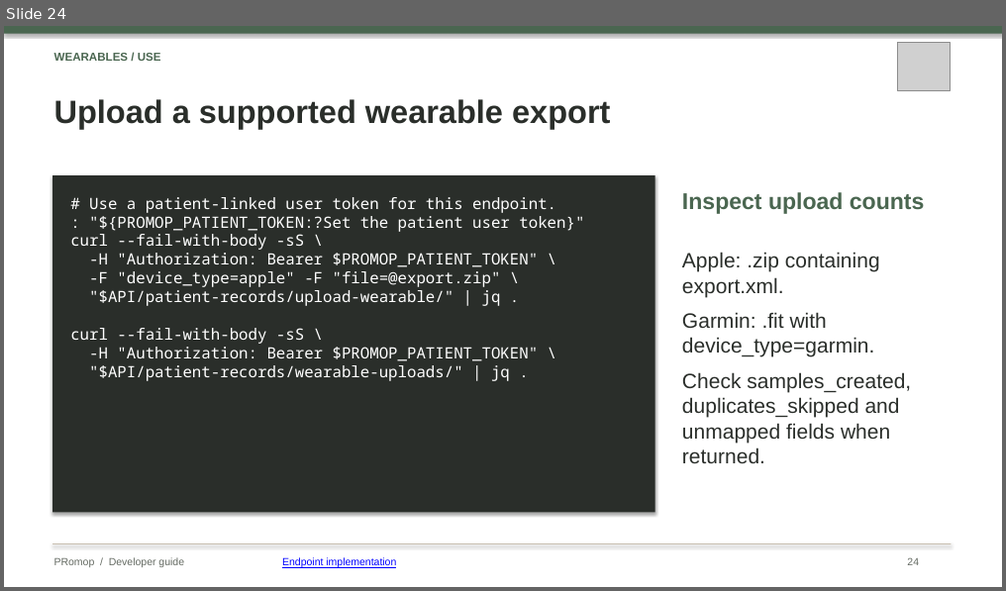
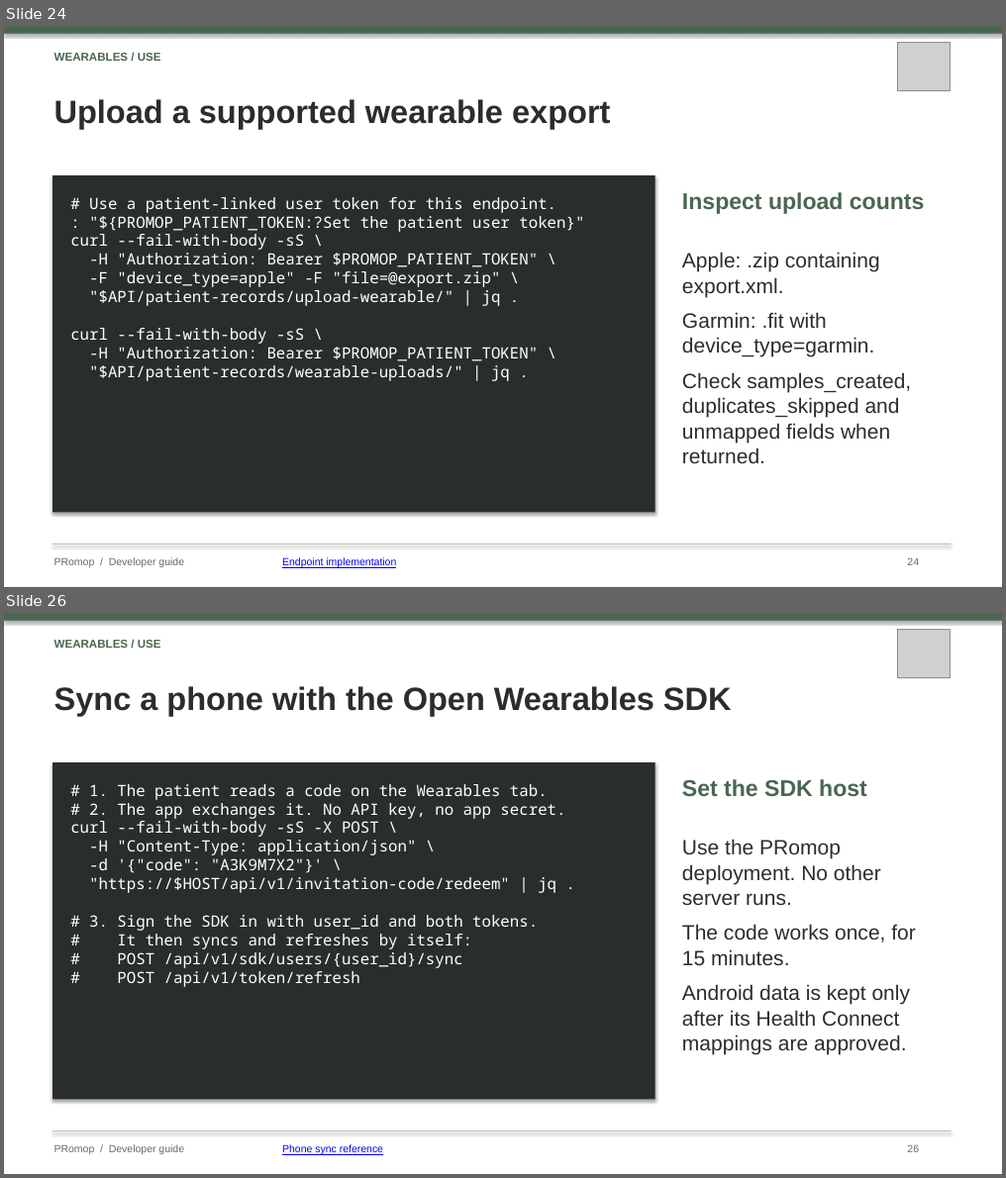
Before and after one commit to healthkey-ai/promop, a slide deck: PRomop_Developer_Guide.pptx. Shown one above the other, each under a label of ours: slide 24 before the commit, slides 24 and 26 after it; the slides between them are not shown. The pictures are 1006x591 and 1006x1178 pixels, drawn with LibreOffice and Linux fonts; fonts in the diff are those of the drawing; grey boxes stand for pictures. Boxes give left, top, right and bottom in pixels: in the first picture for what was removed or moved away, otherwise in the second. Text is boxed around its words. In the diff, an @@ line names an element or a change of style, - is before the commit and + after.

```diff
--- a/PRomop_Developer_Guide.pptx
+++ b/PRomop_Developer_Guide.pptx
@@ slide 26 added at bbox=[4, 613, 1002, 1174], background #FFFFFF @@
@@ rectangle added at bbox=[4, 613, 1002, 621], fill #4A6650 @@
@@ text added at bbox=[54, 640, 161, 648], 11 pt, text #4A6650, bold @@
+WEARABLES / USE
@@ picture added at bbox=[898, 630, 950, 677] @@
@@ text added at bbox=[54, 686, 732, 716], 31 pt, text #2A2E2A, bold @@
+Sync a phone with the Open Wearables SDK
@@ rectangle added at bbox=[53, 762, 655, 1100], fill #2A2E2A @@
@@ text added at bbox=[70, 784, 565, 987], 15 pt, text #FFFFFF @@
+# 1. The patient reads a code on the Wearables tab.
+# 2. The app exchanges it. No API key, no app secret.
+curl --fail-with-body -sS -X POST \
+-H "Content-Type: application/json" \
+-d '{"code": "A3K9M7X2"}' \
+"https://$HOST/api/v1/invitation-code/redeem" | jq .
+# 3. Sign the SDK in with user_id and both tokens.
+# It then syncs and refreshes by itself:
+# POST /api/v1/sdk/users/{user_id}/sync
+# POST /api/v1/token/refresh
@@ text added at bbox=[682, 779, 867, 796], 22 pt, text #4A6650, bold @@
+Set the SDK host
@@ text added at bbox=[682, 839, 916, 1055], 20 pt, text #2A2E2A @@
+Use the PRomop deployment. No other server runs.
+The code works once, for 15 minutes.
+Android data is kept only after its Health Connect mappings are approved.
@@ rectangle added at bbox=[53, 1131, 951, 1132], fill #C9BFB0 @@
@@ text added at bbox=[54, 1145, 184, 1155], 10 pt, text #656B63 @@
+PRomop / Developer guide
@@ text added at bbox=[282, 1145, 383, 1156], 10 pt, text #0000FF, underline @@
+Phone sync reference
@@ text added at bbox=[907, 1145, 919, 1153], 10 pt, text #656B63 @@
+26
```
Also in this commit, not shown: 9 slides changed, 1 other slide added, 1 slide removed, 1 other file.
